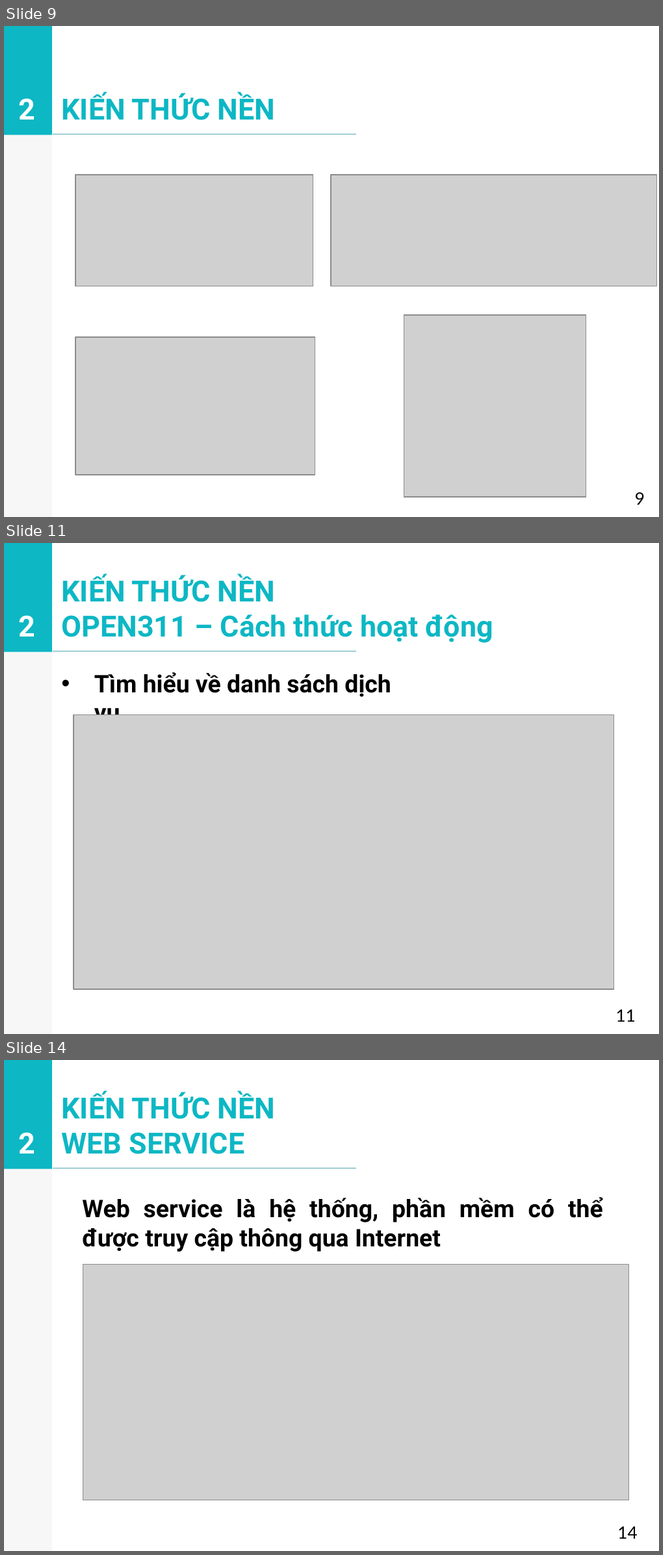
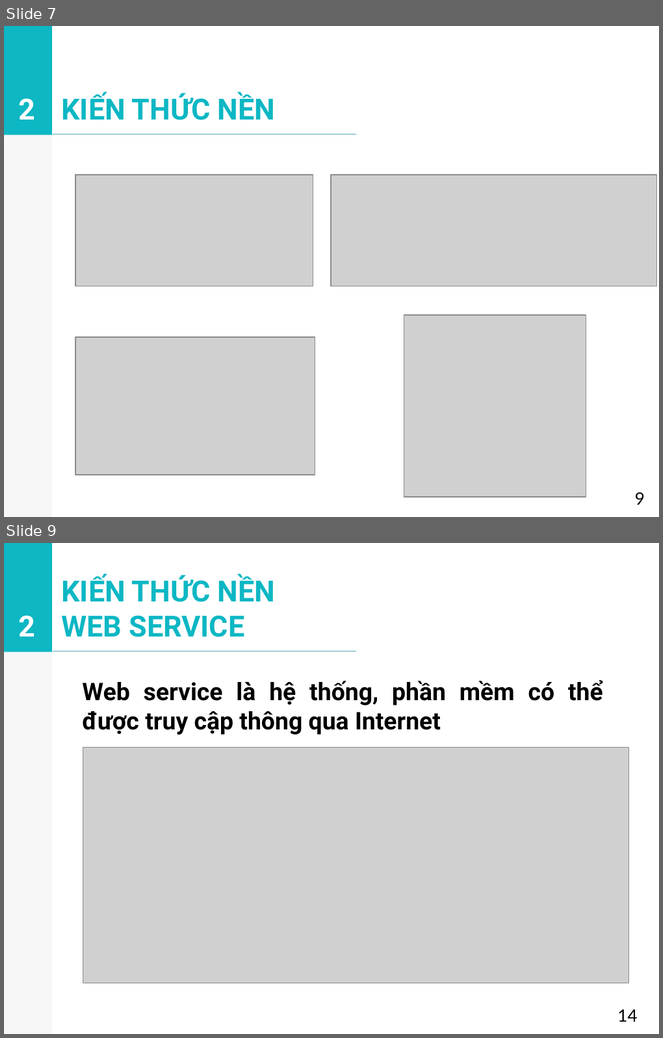
Before and after one commit to vovanluan/TTTN, a slide deck: BaoCao.pptx. Shown one above the other, each under a label of ours: slides 9, 11 and 14 before the commit, slides 7 and 9 after it; the slides between them are not shown. The pictures are 663x1555 and 663x1038 pixels, drawn with LibreOffice and Linux fonts; fonts in the diff are those of the drawing; grey boxes stand for pictures. Boxes give left, top, right and bottom in pixels: in the first picture for what was removed or moved away, otherwise in the second. Text is boxed around its words. In the diff, an @@ line names an element or a change of style, - is before the commit and + after.

```diff
--- a/BaoCao.pptx
+++ b/BaoCao.pptx
@@ slide 11 removed at (x1=4, y1=543, x2=659, y2=1034), background #FFFFFF; not listed: 2 template elements that a slide beside it also shows @@
@@ text removed at (x1=62, y1=575, x2=493, y2=643) @@
-KIẾN THỨC NỀN
-OPEN311 – Cách thức hoạt động
@@ text removed at (x1=18, y1=615, x2=35, y2=637) @@
-2
@@ line removed from (53, 652) to (356, 652) @@
@@ text removed at (x1=94, y1=672, x2=391, y2=715) @@
-• Tìm hiểu về danh sách dịch vụ
@@ picture removed at (x1=74, y1=715, x2=614, y2=990) @@
@@ page number removed at (x1=616, y1=1010, x2=636, y2=1022) @@
-11
@@ what was slide 9 is now slide 7 @@
@@ what was slide 14 is now slide 9 @@
```
Also in this commit, not shown: 4 slides changed, 6 other slides removed.
